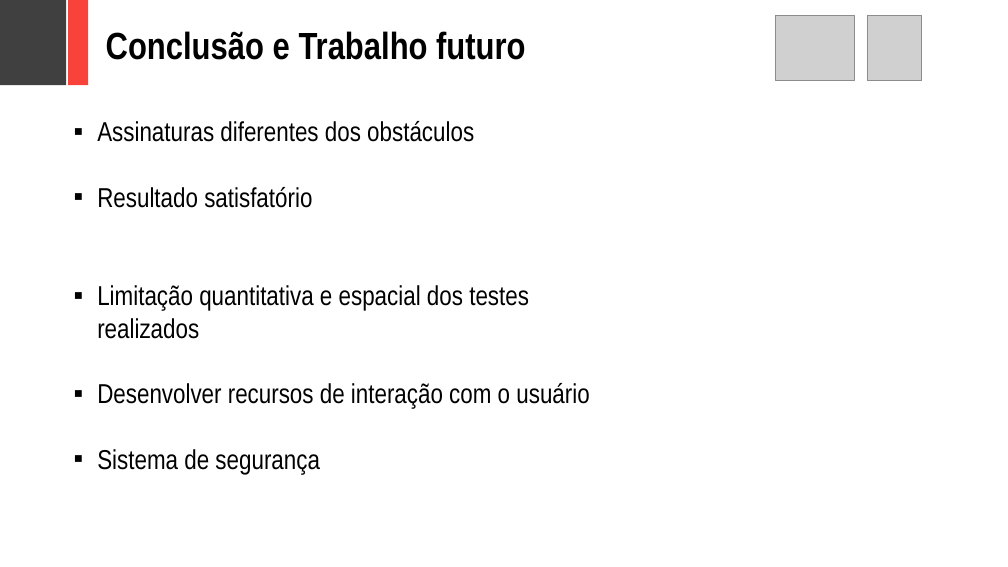
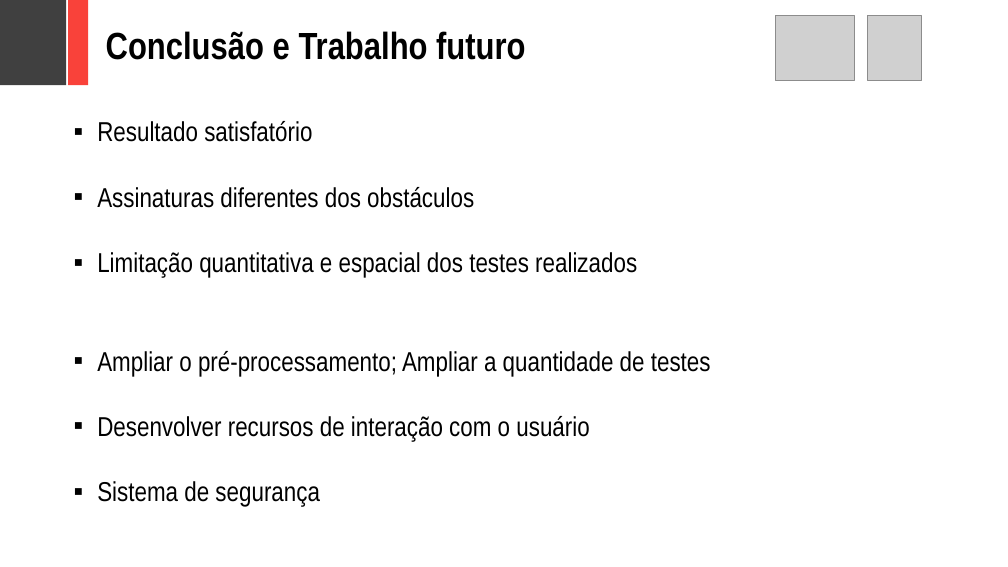
Before and after one commit to adornodev/TCC-Lunar, a slide deck: slide 30 of FinalCourseAssignment/Lunar.pptx (slide 33 before the commit). Drawn at 1008x567 pixels with LibreOffice and Linux fonts; fonts in the diff are those of the drawing; grey boxes stand for pictures. Boxes give left, top, right and bottom in pixels: in the first picture for what was removed or moved away, otherwise in the second. Text is boxed around its words. In the diff, an @@ line names an element or a change of style, - is before the commit and + after.

```diff
--- a/FinalCourseAssignment/Lunar.pptx
+++ b/FinalCourseAssignment/Lunar.pptx
@@ text at box(97, 121, 312, 142): paragraph added @@
+▪ Resultado satisfatório
@@ text at box(97, 187, 312, 208): paragraph removed @@
-▪ Resultado satisfatório
@@ text at box(97, 351, 711, 376): paragraph added @@
+▪ Ampliar o pré-processamento; Ampliar a quantidade de testes
```
Also in this commit, not shown: 14 other slides changed, 2 slides added, 5 slides removed, 16 other files.
